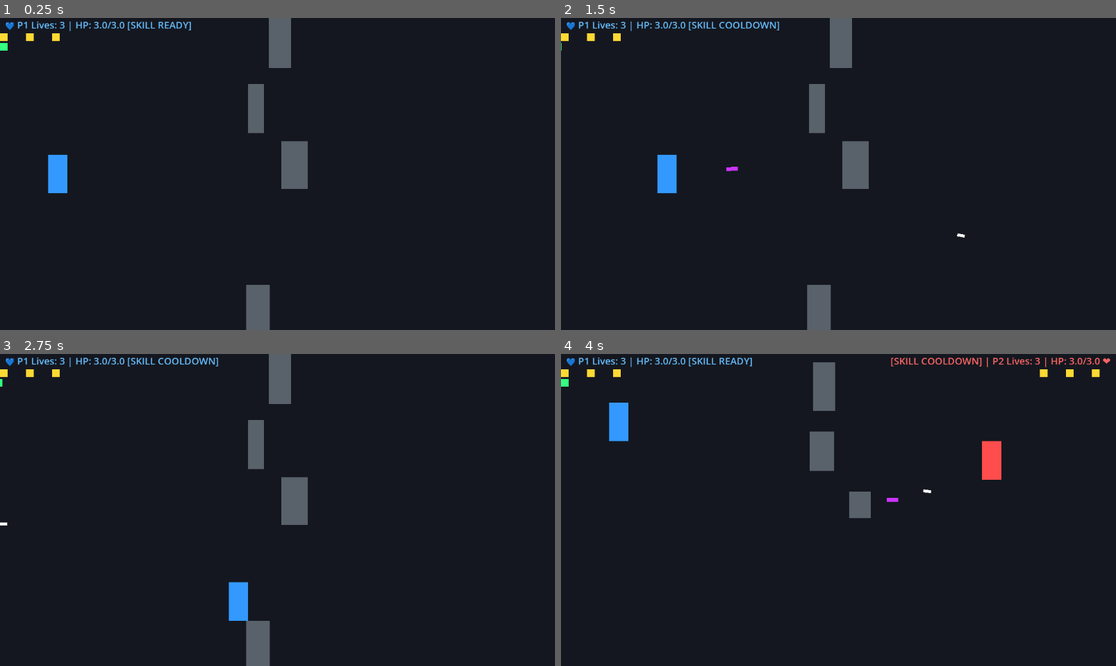
Above: before the commit, frames 1-4 (two rows, left to right).
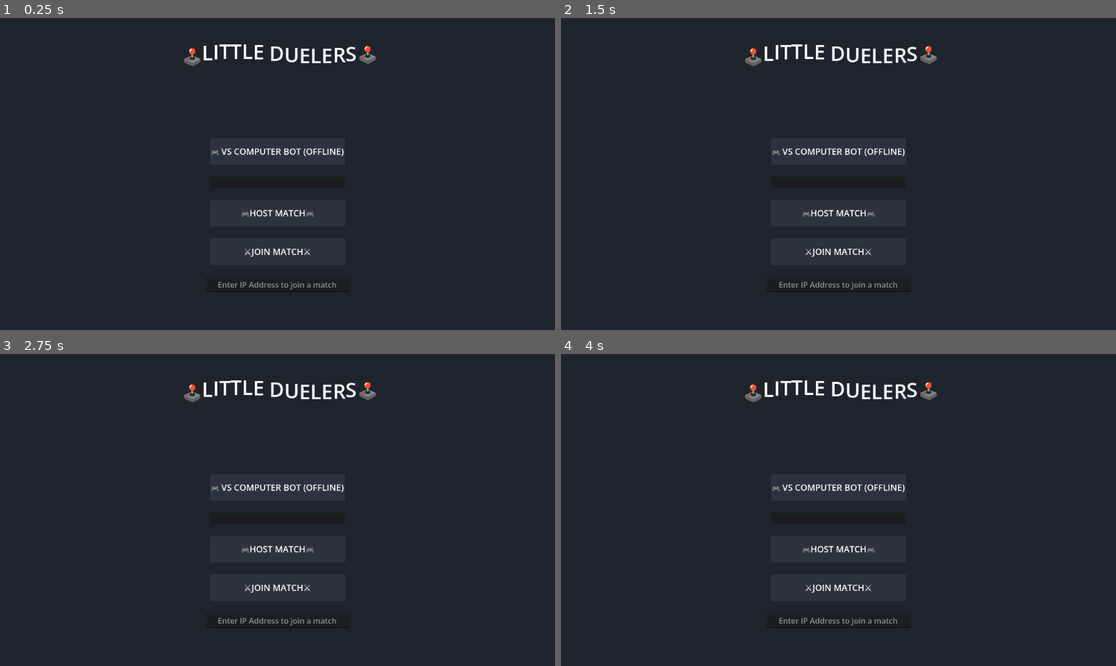
Above: after the commit, the same moments.

Repository: 548778-stack/Little-Duelers
Game: Godot game, scene res://MainMenu.tscn
The game is run twice, just before and just after one commit, with the same random seed, the same clock (stepped at 60 frames per second) and the same inputs. Before the commit the project starts from res://CombatArena.tscn.
Inputs (mouse positions are in pixels of both pictures, inside the frame that each line leads up to):
- Up to frame 1 (0.25 s): no input
- Up to frame 2 (1.5 s): click (838, 214) at 0.5 s, where only the run after the commit has a clickable "🎮HOST MATCH🎮"; move the mouse to (960, 158) at 1.27 s; hold D (move_right) from 1.28 s (still down); hold Middle mouse button (attack_ability) from 1.28 s (still down)
- Up to frame 3 (2.75 s): move the mouse to (166, 525) at 2.02 s; release D (move_right) at 2.03 s; release Middle mouse button (attack_ability) at 2.03 s; hold S (move_down) from 2.03 s (still down); click (166, 525) at 2.1 s
- Up to frame 4 (4 s): move the mouse to (894, 441) at 2.77 s; release S (move_down) at 2.78 s; hold D (move_right) 2.78-3.53 s; hold Right mouse button (attack_special) 2.78-3.53 s; move the mouse to (810, 572) at 3.52 s; hold W (move_up) from 3.53 s (still down); tap R at 3.6 s

The runs differ from the first frame. In frame 1, 10% of the frame differs, in the area x 0-68%, y 0-100%; in frame 2, 10%; in frame 3, 9.8%; in frame 4, 10%, in the area x 0-99%, y 1-88%.

Commit message:
fix 2.2 made mainmenu main

Diff:
--- a/MainMenu.gd
+++ b/MainMenu.gd
@@ -1,16 +1,10 @@
 extends Control
 
+# FIXED: Added the port constant at the top so your print statements can read it!
 const DEFAULT_PORT = 5000
 
 @onready var ip_input = $IPInput as LineEdit
 @onready var ip_label = $IPLabel as Label
-
-func _ready() -> void:
-	# Automatically show your school terminal IP signature at startup
-	if has_node("IPLabel") or ip_label != null:
-		var my_ip = get_my_local_ip()
-		$IPLabel.text = "YOUR MATCH IP: " + my_ip
-		$IPLabel.add_theme_color_override("font_color", Color(1.0, 0.85, 0.2)) # Gold Glow
 
 func _on_host_button_pressed() -> void:
 	var peer = ENetMultiplayerPeer.new()
@@ -19,7 +13,7 @@
 		print("❌ Failed to initialize host server on port: ", DEFAULT_PORT)
 		return
 	multiplayer.multiplayer_peer = peer
-	print("📡 Host Room opened on port 5000. Waiting for guest connection...")
+	print("📡 Host Room opened on port ", DEFAULT_PORT, ". Waiting for guest connection...")
 
 	# Automatically connect a listener to launch the scene swap RPC once the guest hooks in
 	multiplayer.peer_connected.connect(func(id):
@@ -34,6 +28,7 @@
 		target_ip = "127.0.0.1"
 
 	var peer = ENetMultiplayerPeer.new()
+	# FIXED: Changed DEFAULT_PORT to read the variable cleanly
 	var error = peer.create_client(target_ip, DEFAULT_PORT)
 	if error != OK:
 		print("❌ Client failed to route pathway connection to: ", target_ip)
@@ -41,15 +36,15 @@
 	multiplayer.multiplayer_peer = peer
 	print("🔌 Connecting to Host IP: ", target_ip, "...")
 
-# --- THE SYNCHRONIZED SCENE SWITCH RPC ---
-@rpc("any_peer", "call_local", "reliable")
-func change_scene(scene_path: String) -> void:
-	print("🚀 Launching multi-client transition to scene: ", scene_path)
-	get_tree().change_scene_to_file(scene_path)
-
 func _on_offline_button_pressed() -> void:
 	# Offline vs AI Bot shortcut bypasses networking completely
 	get_tree().change_scene_to_file("res://CombatArena.tscn")
+
+# --- REQUIRED INSTRUCTION FIXED: THE GLOBAL SYNCHRONIZED SCENE SWITCH RPC ---
+@rpc("any_peer", "call_local", "reliable")
+func change_scene(scene_path: String) -> void:
+	print("🚀 Handshake complete! Transitioning both clients to scene: ", scene_path)
+	get_tree().change_scene_to_file(scene_path)
 
 func get_my_local_ip() -> String:
 	var addresses = IP.get_local_addresses()
--- a/MainMenu.tscn
+++ b/MainMenu.tscn
@@ -117,6 +117,6 @@
 placeholder_text = "Enter IP Address to join a match"
 alignment = 1
 
-[connection signal="pressed" from="VBoxContainer/OfflineButton" to="." method="_on_offline_pressed"]
-[connection signal="pressed" from="VBoxContainer/HostButton" to="." method="_on_host_pressed"]
-[connection signal="pressed" from="VBoxContainer/JoinButton" to="." method="_on_join_pressed"]
+[connection signal="pressed" from="VBoxContainer/OfflineButton" to="." method="_on_offline_button_pressed"]
+[connection signal="pressed" from="VBoxContainer/HostButton" to="." method="_on_host_button_pressed"]
+[connection signal="pressed" from="VBoxContainer/JoinButton" to="." method="_on_join_button_pressed"]
--- a/project.godot
+++ b/project.godot
@@ -11,7 +11,7 @@
 [application]
 
 config/name="Little Duelers"
-run/main_scene="uid://c4uciep1bi2al"
+run/main_scene="uid://b5av4kpn5effo"
 config/features=PackedStringArray("4.6", "Mobile")
 config/icon="res://icon.svg"
 
